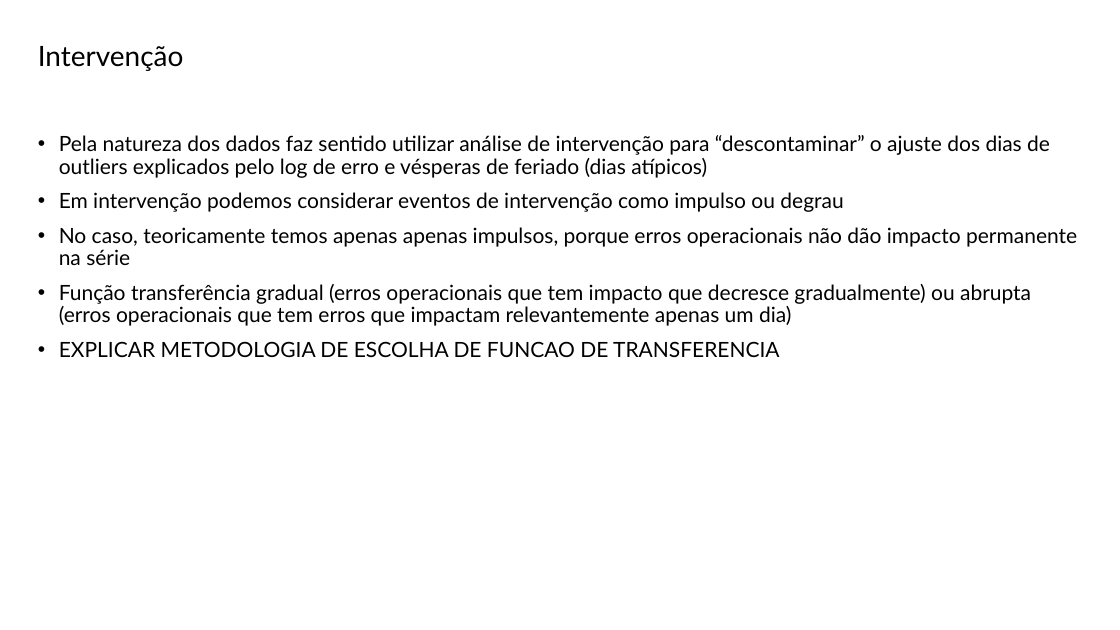
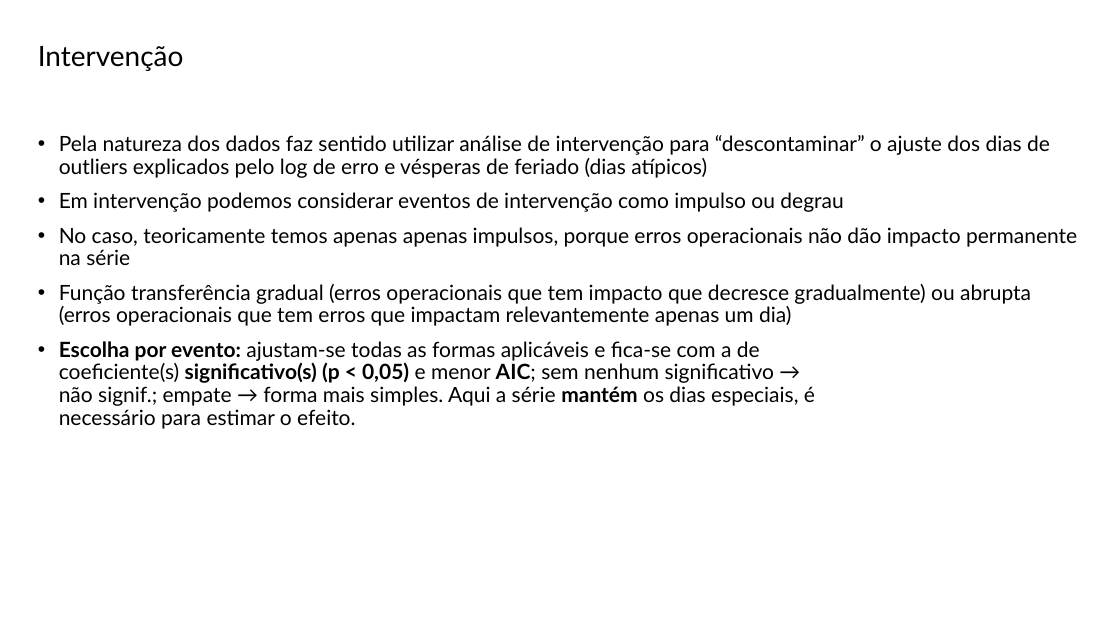
Before and after one commit to Daniel-Alexandre-Ramazzotte/Modelo-Vendas-Diario, a slide deck: slide 93 of Apresentacao/Projecao de Vendas Definição Modelo v2.pptx (slide 49 before the commit). Drawn at 1120x630 pixels with LibreOffice and Linux fonts; fonts in the diff are those of the drawing; background and template pictures are left out. Boxes give left, top, right and bottom in pixels: in the first picture for what was removed or moved away, otherwise in the second. Text is boxed around its words. In the diff, an @@ line names an element or a change of style, - is before the commit and + after.

```diff
--- a/Apresentacao/Projecao de Vendas Definição Modelo v2.pptx
+++ b/Apresentacao/Projecao de Vendas Definição Modelo v2.pptx
@@ text at [59, 341, 815, 429]: text changed @@
-• EXPLICAR METODOLOGIA DE ESCOLHA DE FUNCAO DE TRANSFERENCIA
+• Escolha por evento: ajustam-se todas as formas aplicáveis e fica-se com a de
+  coeficiente(s) significativo(s) (p < 0,05) e menor AIC; sem nenhum significativo →
+  não signif.; empate → forma mais simples. Aqui a série mantém os dias especiais, é
+  necessário para estimar o efeito.
```
Also in this commit, not shown: 13 other slides changed, 68 slides added, 11 slides removed, 50 other files.
